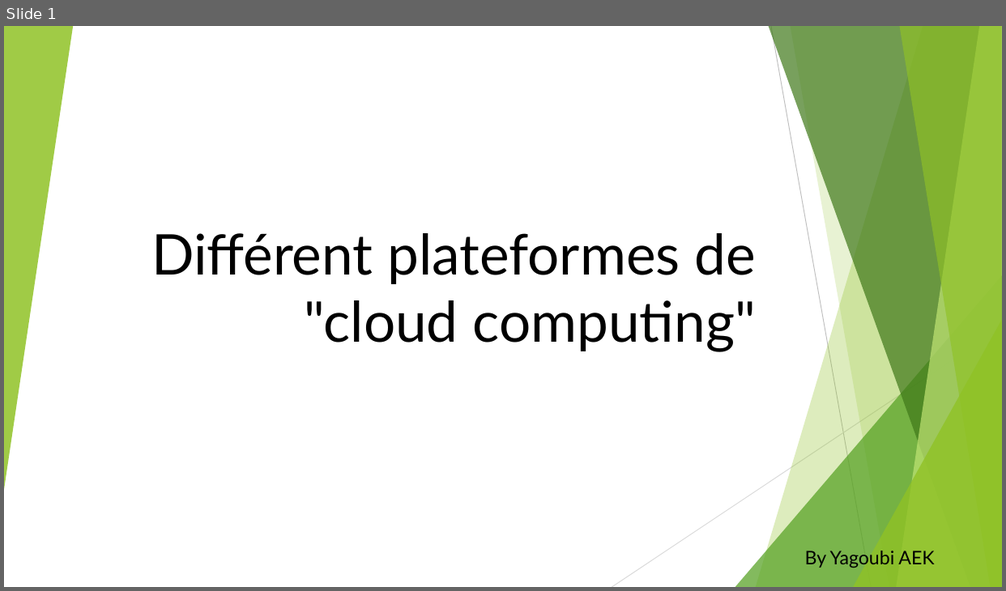
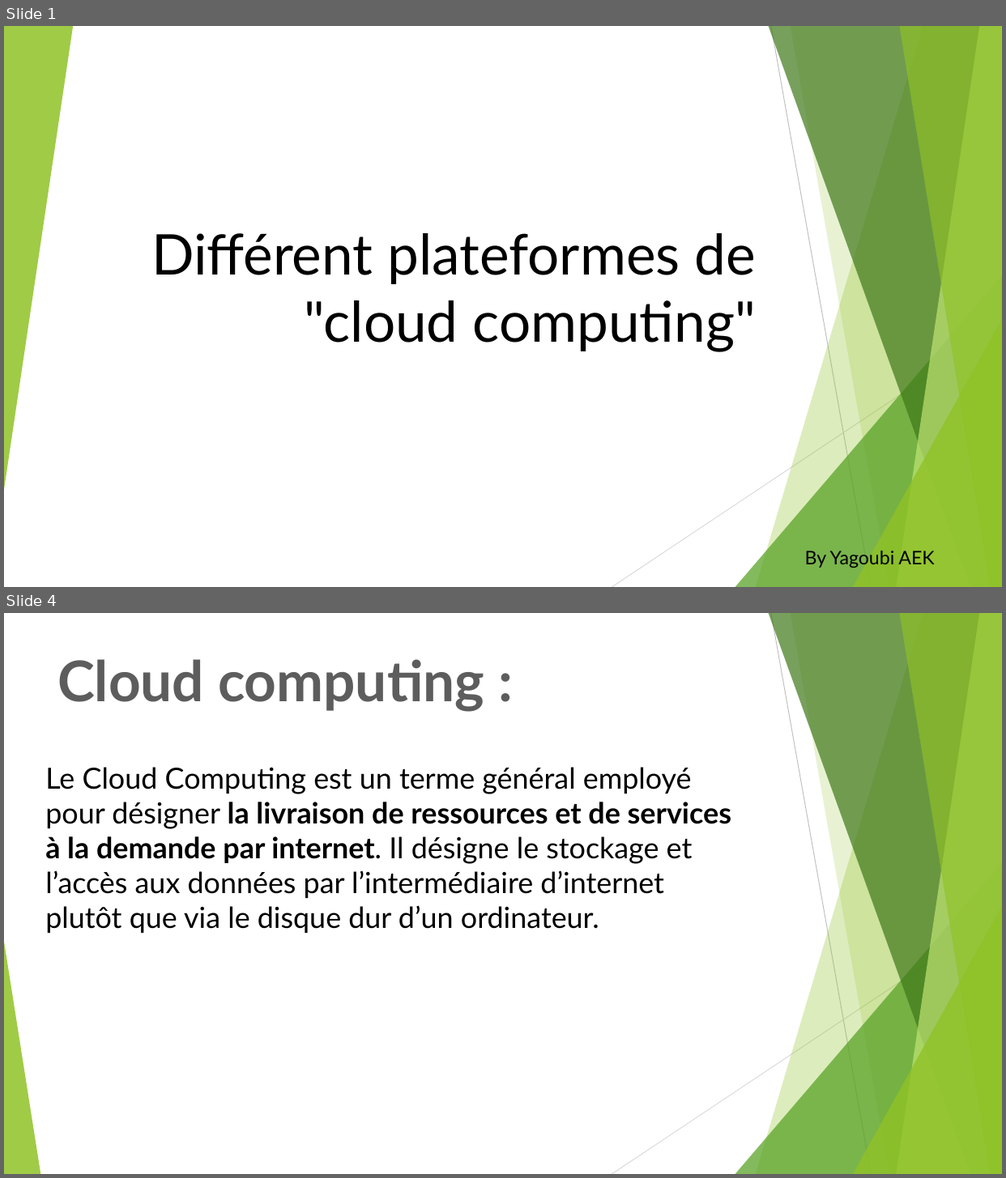
Before and after one commit to yagoubigithub/silde, a slide deck: différent plateformes de.pptx. Shown one above the other, each under a label of ours: slide 1 before the commit, slides 1 and 4 after it; the slides between them are not shown. The pictures are 1006x591 and 1006x1178 pixels, drawn with LibreOffice and Linux fonts; fonts in the diff are those of the drawing. Boxes give left, top, right and bottom in pixels: in the first picture for what was removed or moved away, otherwise in the second. Text is boxed around its words. In the diff, an @@ line names an element or a change of style, - is before the commit and + after.

```diff
--- a/différent plateformes de.pptx
+++ b/différent plateformes de.pptx
@@ slide 4 added at bbox=[4, 613, 1002, 1174], background #FFFFFF; not listed: 9 template elements that a slide beside it also shows @@
@@ text added at bbox=[57, 659, 484, 712], 54 pt, text gradient #555555 to #5D5D5D to #000000, bold @@
+Cloud computing :
@@ text added at bbox=[45, 767, 731, 933], 28 pt, text #000000 @@
+Le Cloud Computing est un terme général employé pour désigner la livraison de ressources et de services à la demande par internet. Il désigne le stockage et l’accès aux données par l’intermédiaire d’internet plutôt que via le disque dur d’un ordinateur.
@@ triangle added at bbox=[4, 942, 40, 1174], fill #90C226 at 85% opacity @@
```
Also in this commit, not shown: 1 slide changed, 7 other slides added, 1 slide removed.
